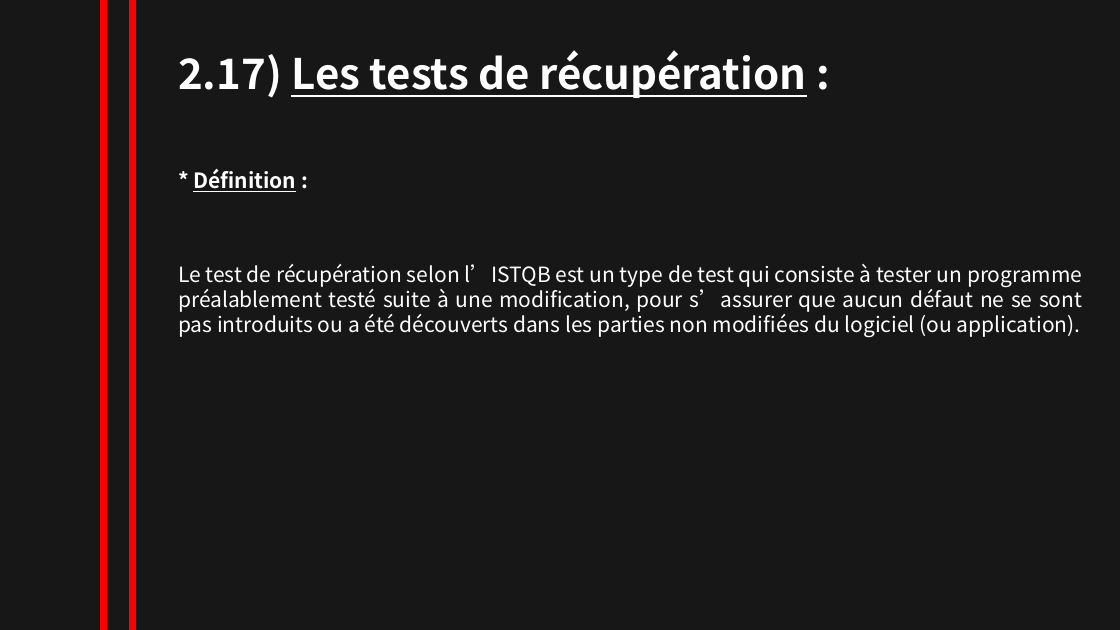
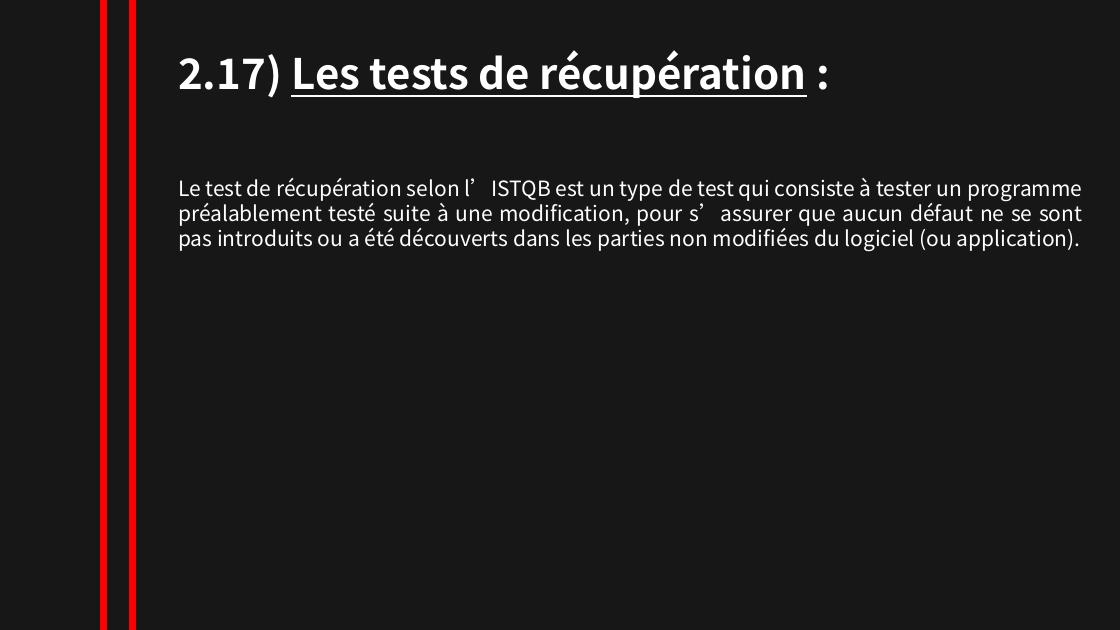
Before and after one commit to NesrineZitouni11/nesrine_zitouni, a slide deck: slide 28 of TRAVAUX/powerpointRevisionISTQB.pptx. Drawn at 1120x630 pixels with LibreOffice and Linux fonts; fonts in the diff are those of the drawing. Boxes give left, top, right and bottom in pixels: in the first picture for what was removed or moved away, otherwise in the second. Text is boxed around its words. In the diff, an @@ line names an element or a change of style, - is before the commit and + after.

Commit message:
Modification diaporama

```diff
--- a/TRAVAUX/powerpointRevisionISTQB.pptx
+++ b/TRAVAUX/powerpointRevisionISTQB.pptx
@@ text "Le test de récupération selon ...": place and size @@
-text "Le test de récupération selon ..." at (178,264,1082,337)
+text "Le test de récupération selon ..." at (178,178,1082,252)
@@ text removed at (193,169,296,192) @@
-* Définition :
```
Also in this commit, not shown: 11 other slides changed, 6 slides added, 1 slide removed.
